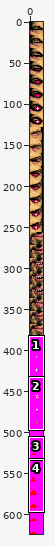
One commit to this sprite sheet: arm9/graphics/FXAnton.png. The first picture is a wide view before the edit; the outline marks the close-up.
Close-up. Old version:
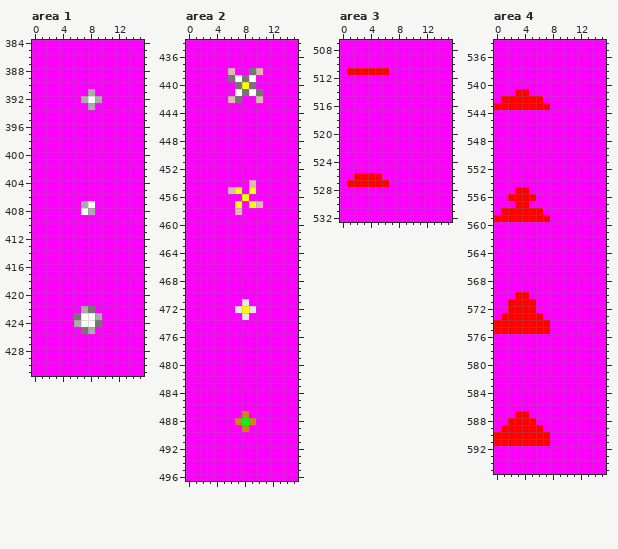
The file is 16x624 pixels. Shown: area 1: x 0..15, y 384..431; area 2: x 0..15, y 434..496; area 3: x 0..15, y 507..532; area 4: x 0..15, y 534..595. The commit also changed other parts of the picture, which this record leaves out.
Once edited:
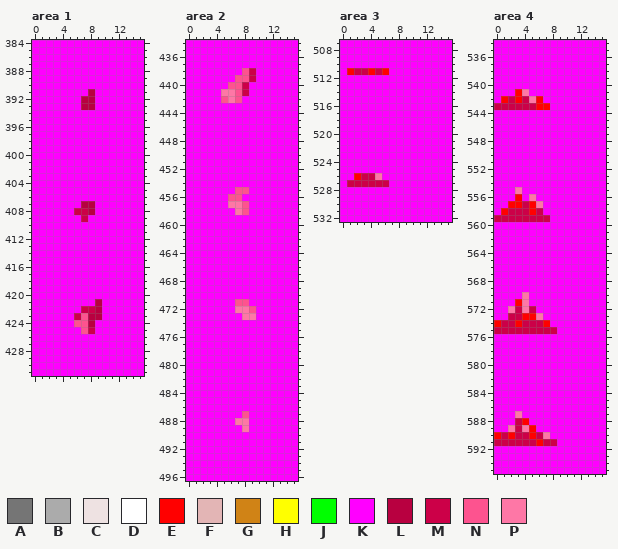
Palette (. is transparent): A #757575  B #ababab  C #eee2e2  D #ffffff  E #ff0000  F #e3b5b5  G #d08316  H #ffff00  J #00ff00  K #ff00ff  L #b80040  M #cc0048  N #fd538f  P #fe77a6
The exact change:
Changed rows in their new state; - is an unchanged pixel.
Area 1:
first column x 7:
391 -L-
392 LLK
393 LL-
first column x 6:
407 -LL
408 MML
409 -M-
first column x 6:
421 ---L
422 -MML
423 MNLL
424 NNLK
425 -NM-
Area 2:
first column x 5:
438 -K-NMK
439 -KNNM-
440 -NNMK-
441 PPNMKK
442 NPN--K
first column x 6:
454 ---K-
455 KNNK-
456 NNK--
457 PPNKK
458 -PN--
first column x 7:
471 NN-
472 PPN
473 -PP
first column x 7:
487 -N-
488 PPK
489 -P-
Area 3:
first column x 2:
511 MM-M
first column x 1:
526 --MMP-
527 MMMMMM
Area 4:
first column x 0:
541 ----P-
542 --M-MP
543 MMMMMM
first column x 0:
555 ---PK---
556 --K-KP--
557 --E-MEP-
558 --MMM-M-
559 MMMMMMMM
first column x 0:
570 ---KP----
571 --K-PK---
572 --PMPM---
573 -KMM--P--
574 -MM-MMM--
575 MMMMMMMMM
first column x 0:
587 ---PK----
588 --KM-K---
589 -KPMP-K--
590 -M-MM-MP-
591 MMMMMM-MM
